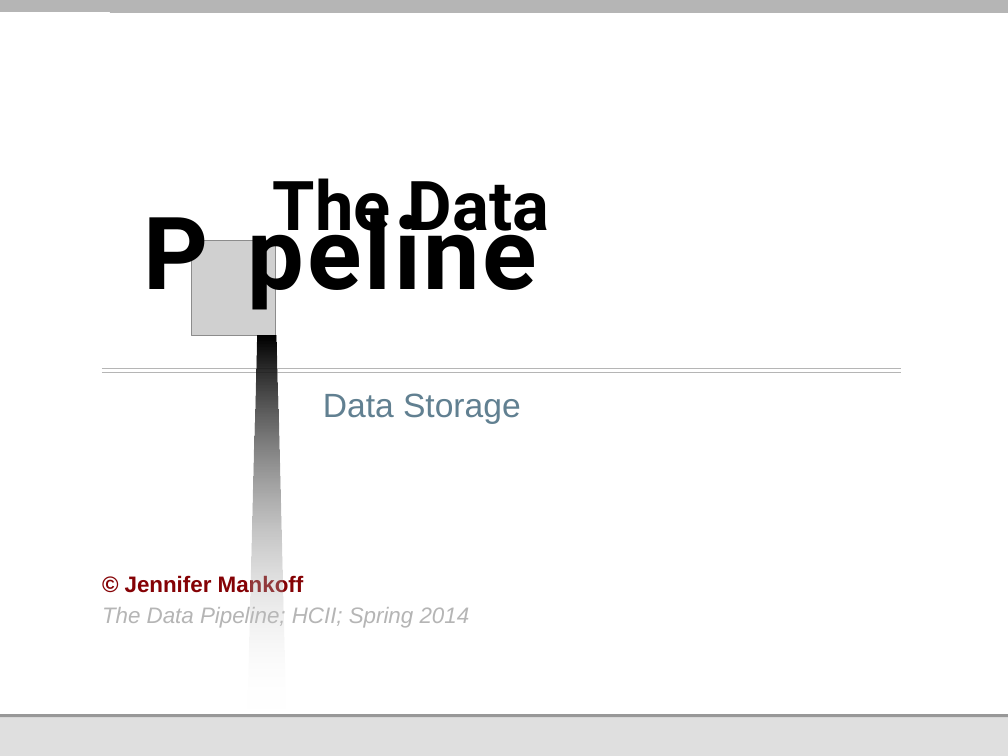
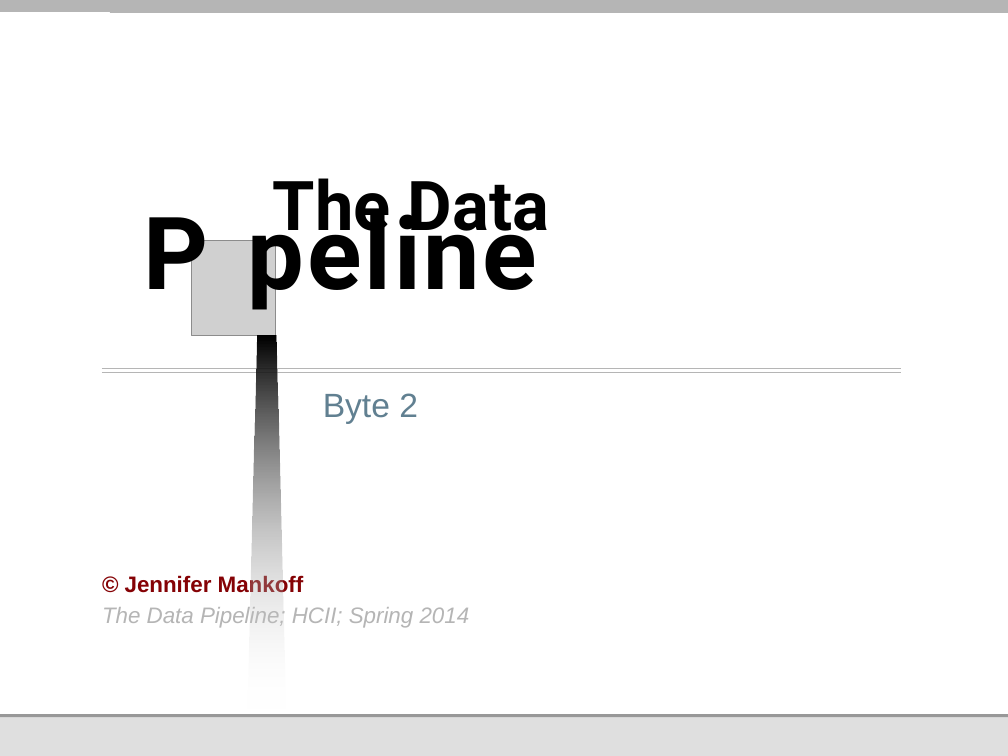
Before and after one commit to jmankoff/data, a slide deck: slide 1 of Lectures/Byte 2.pptx. Drawn at 1008x756 pixels with LibreOffice and Linux fonts; fonts in the diff are those of the drawing; grey boxes stand for pictures; background and template pictures are left out. Boxes give left, top, right and bottom in pixels: in the first picture for what was removed or moved away, otherwise in the second. Text is boxed around its words. In the diff, an @@ line names an element or a change of style, - is before the commit and + after.

Commit message:
Updates to Data Storage lecture and Byte 2

```diff
--- a/Lectures/Byte 2.pptx
+++ b/Lectures/Byte 2.pptx
@@ subtitle at (x1=323, y1=393, x2=418, y2=424): text changed @@
-Data Storage
+Byte 2
```
Also in this commit, not shown: 2 other slides changed, 2 slides added, 1 other file.
